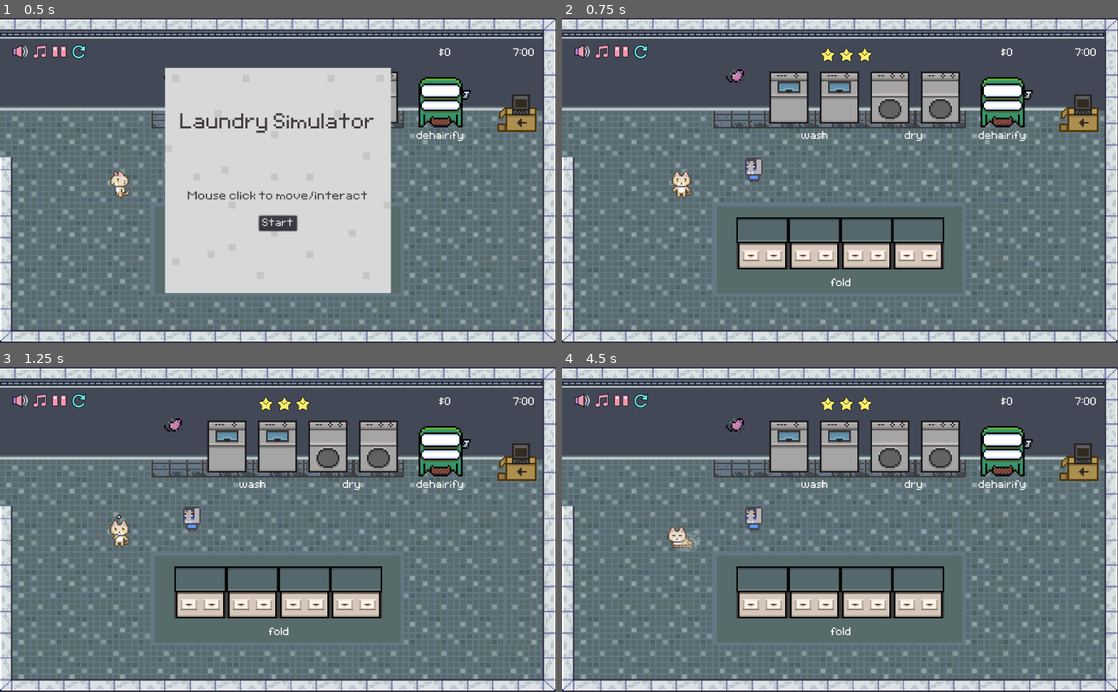
Above: before the commit, frames 1-4 (two rows, left to right).
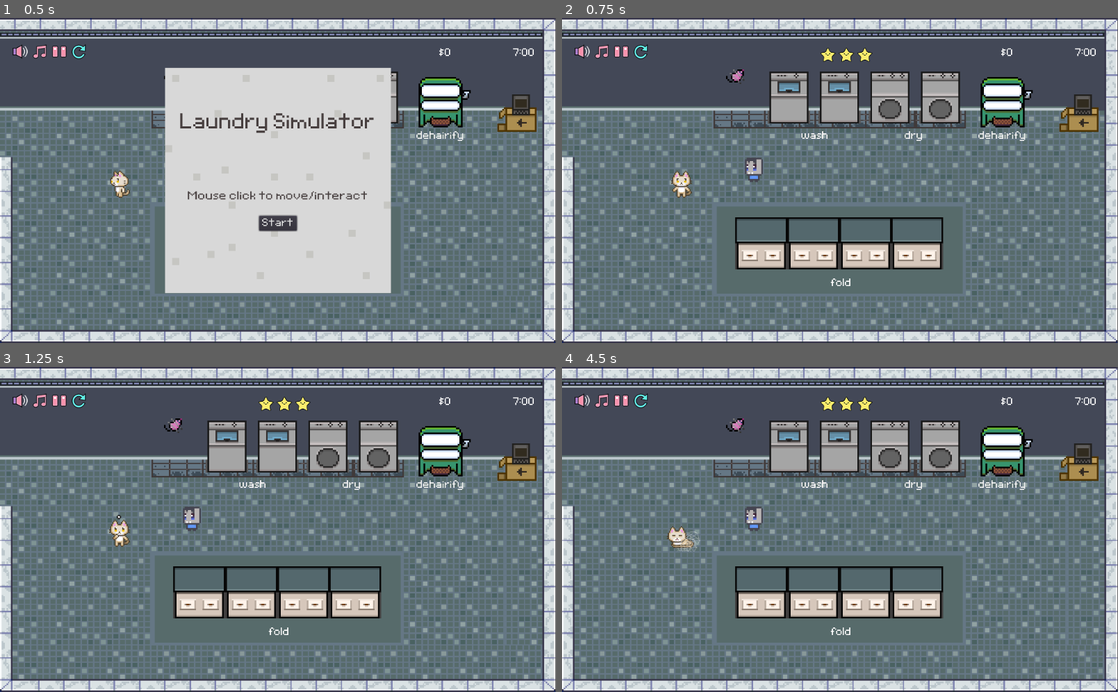
Above: after the commit, the same moments.

Repository: 924036076/laundry_simulator
Game: Godot game, scene res://levels/base_level/laundry_scene.tscn
Same seed, same stepped clock (60 frames per second), same inputs: the game is played once before the commit and once after it. Sound files missing from this copy of the repository are replaced by a short silence.
Inputs (mouse positions are in pixels of both pictures, inside the frame that each line leads up to):
- Up to frame 1 (0.5 s): no input
- Up to frame 2 (0.75 s): click "Start" at 0.5 s
- Up to frame 3 (1.25 s): no input
- Up to frame 4 (4.5 s): click (639, 402) at 1.25 s; click "Start" at 2 s; click (639, 402) at 2.75 s; click (639, 402) at 3.5 s; click "Start" at 4.25 s

Frame 1 is identical in both runs. In frame 2, 0.7% of the frame differs, in the area x 31-69%, y 61-78%; in frame 3, 0.7%; in frame 4, 0.7%.

Commit message:
began tutorial work, fixed restart button issues

Diff:
--- a/game_utils/clock.gd
+++ b/game_utils/clock.gd
@@ -5,7 +5,7 @@
 
 const STARTING_HOUR := 7
 const STARTING_MINUTE := 0
-const CLOSING_HOUR := 20
+const CLOSING_HOUR := 8 #20
 
 signal new_hour
 signal day_over
--- a/interfaces/day_end_screen.tscn
+++ b/interfaces/day_end_screen.tscn
@@ -198,4 +198,5 @@
 __meta__ = {
 "_edit_use_anchors_": false
 }
+
 [connection signal="pressed" from="VBoxContainer/ButtonContainer/Button" to="." method="_on_Button_pressed"]
--- a/levels/base_level/hud.gd
+++ b/levels/base_level/hud.gd
@@ -28,6 +28,7 @@
 
 func show_title_screen() -> void:
 	if is_instance_valid(overlay):
+		print("overlay name: ", overlay.get_name())
 		if overlay.get_name() == "TitleScreen":
 			return
 		else:
@@ -45,14 +46,14 @@
 
 func show_day_end(total : int, prev_balance : int, day_count : int):
 	if is_instance_valid(overlay):
-		if overlay.get_name() == "GameOverScreen":
+		if overlay.get_name() == "DayEndScreen":
 			return
 		else:
 			overlay.queue_free()
-	var day_end_screen = preload("res://interfaces/day_end_screen.tscn").instance()
-	day_end_screen.set_values(total, prev_balance, day_count)
-	add_child(day_end_screen)
-	day_end_screen.connect("next_day_button_pressed", self, "_on_new_day")
+	overlay = preload("res://interfaces/day_end_screen.tscn").instance()
+	overlay.set_values(total, prev_balance, day_count)
+	add_child(overlay)
+	overlay.connect("next_day_button_pressed", self, "_on_new_day")
 
 
 func _on_new_day() -> void:
--- a/levels/base_level/laundry_scene.tscn
+++ b/levels/base_level/laundry_scene.tscn
@@ -911,18 +911,28 @@
 
 [node name="Washer" parent="Machines" instance=ExtResource( 2 )]
 position = Vector2( 418.046, 54.2833 )
+rotation = 0.0
+scale = Vector2( 1, 1 )
 
 [node name="Washer2" parent="Machines" instance=ExtResource( 2 )]
 position = Vector2( 511.146, 54.2833 )
+rotation = 0.0
+scale = Vector2( 1, 1 )
 
 [node name="Dryer" parent="Machines" instance=ExtResource( 4 )]
 position = Vector2( 604.296, 54.2833 )
+rotation = 0.0
+scale = Vector2( 1, 1 )
 
 [node name="Dryer2" parent="Machines" instance=ExtResource( 4 )]
 position = Vector2( 697.396, 54.2833 )
+rotation = 0.0
+scale = Vector2( 1, 1 )
 
 [node name="LintMachine" parent="Machines" instance=ExtResource( 34 )]
 position = Vector2( 818.953, 61.1402 )
+rotation = 0.0
+scale = Vector2( 1, 1 )
 
 [node name="WashLabel" type="Label" parent="Machines"]
 margin_left = 440.795
@@ -1005,15 +1015,23 @@
 
 [node name="Counter1" parent="Objects/Counters" instance=ExtResource( 8 )]
 position = Vector2( 410.498, 527.759 )
+rotation = 0.0
+scale = Vector2( 1, 1 )
 
 [node name="Counter2" parent="Objects/Counters" instance=ExtResource( 8 )]
 position = Vector2( 506.104, 527.759 )
+rotation = 0.0
+scale = Vector2( 1, 1 )
 
 [node name="Counter3" parent="Objects/Counters" instance=ExtResource( 8 )]
 position = Vector2( 601.589, 527.759 )
+rotation = 0.0
+scale = Vector2( 1, 1 )
 
 [node name="Counter4" parent="Objects/Counters" instance=ExtResource( 8 )]
 position = Vector2( 697.415, 527.759 )
+rotation = 0.0
+scale = Vector2( 1, 1 )
 
 [node name="Cat" parent="Objects" instance=ExtResource( 6 )]
 position = Vector2( 219.254, 316.099 )
--- a/models/counter/counter.tscn
+++ b/models/counter/counter.tscn
@@ -39,10 +39,11 @@
 position = Vector2( -0.396835, -18.652 )
 
 [node name="Sprite" type="Sprite" parent="." index="3"]
+position = Vector2( -2, 0 )
 scale = Vector2( 3, 3 )
 texture = ExtResource( 3 )
+hframes = 2
 vframes = 2
-hframes = 2
 frame = 2
 
 [node name="CollisionShape2D" type="CollisionShape2D" parent="." index="4"]
--- a/models/laundry_holder/laundry_holder.tscn
+++ b/models/laundry_holder/laundry_holder.tscn
@@ -1,14 +1,49 @@
-[gd_scene load_steps=2 format=2]
+[gd_scene load_steps=3 format=2]
 
 [ext_resource path="res://models/laundry_holder/laundry_holder.gd" type="Script" id=1]
+
+[sub_resource type="Animation" id=1]
+resource_name = "tutorial_click_me"
+length = 0.8
+loop = true
+tracks/0/type = "value"
+tracks/0/path = NodePath(".:scale")
+tracks/0/interp = 1
+tracks/0/loop_wrap = true
+tracks/0/imported = false
+tracks/0/enabled = true
+tracks/0/keys = {
+"times": PoolRealArray( 0, 0.5 ),
+"transitions": PoolRealArray( 1, 1 ),
+"update": 0,
+"values": [ Vector2( 1, 1 ), Vector2( 1.1, 1.1 ) ]
+}
+tracks/1/type = "value"
+tracks/1/path = NodePath(".:rotation_degrees")
+tracks/1/interp = 1
+tracks/1/loop_wrap = true
+tracks/1/imported = false
+tracks/1/enabled = true
+tracks/1/keys = {
+"times": PoolRealArray( 0, 0.2, 0.4, 0.6, 0.7 ),
+"transitions": PoolRealArray( 1, 1, 1, 1, 1 ),
+"update": 0,
+"values": [ 0.0, -3.0, 3.0, -1.0, 1.0 ]
+}
 
 [node name="LaundryHolder" type="Area2D" groups=[
 "laundry_holder",
 ]]
+rotation = -0.00659965
+scale = Vector2( 1.05748, 1.05748 )
 script = ExtResource( 1 )
 
 [node name="LaundryParent" type="Position2D" parent="."]
 position = Vector2( -5, -25 )
+
+[node name="BaseAnimPlayer" type="AnimationPlayer" parent="."]
+anims/tutorial_click_me = SubResource( 1 )
+
 [connection signal="input_event" from="." to="." method="_on_Interactable_input_event"]
 [connection signal="mouse_entered" from="." to="." method="_on_mouse_entered"]
 [connection signal="mouse_exited" from="." to="." method="_on_mouse_exited"]
